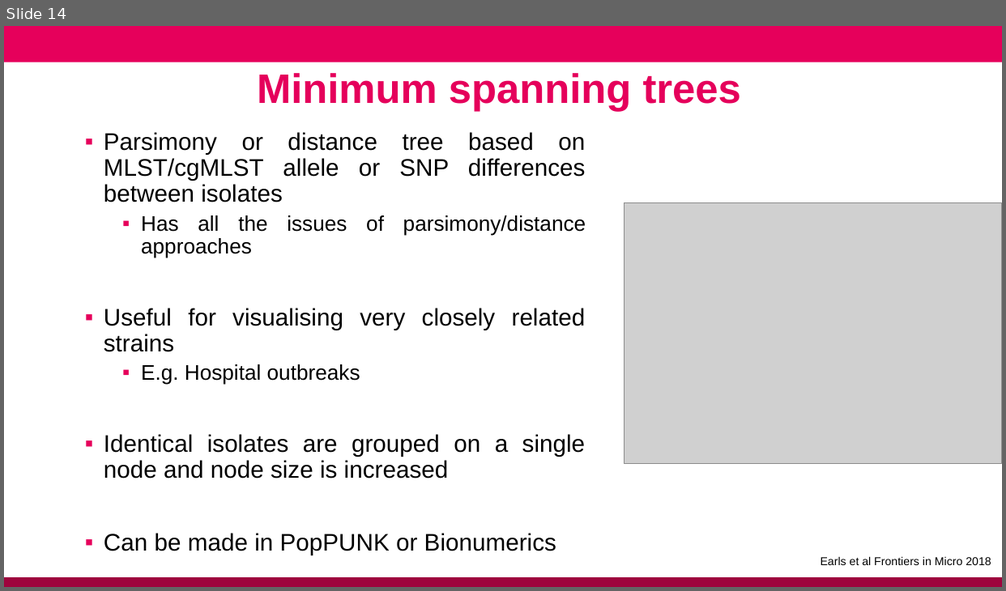
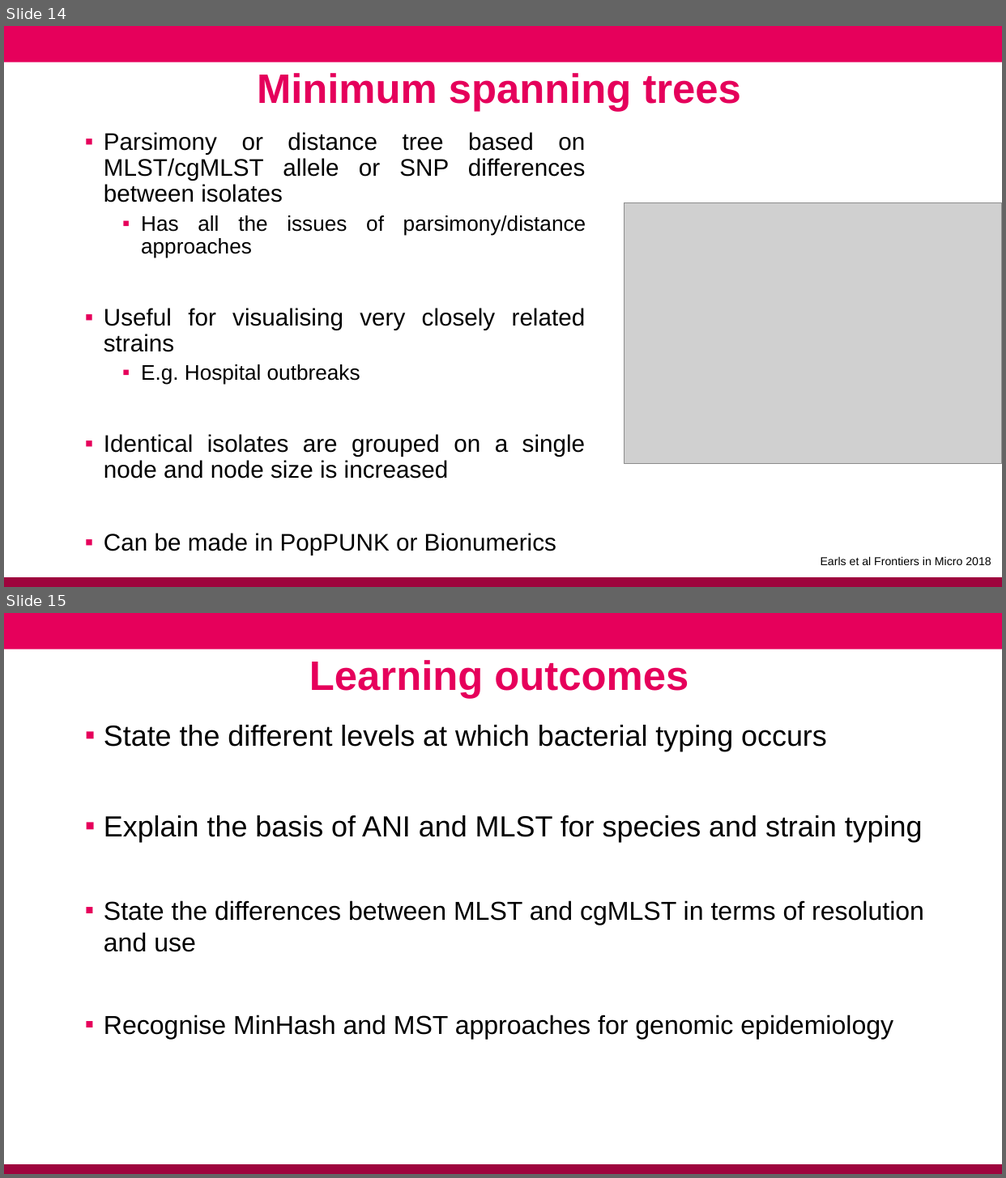
Before and after one commit to conmeehan/conmeehan.github.io, a slide deck: PathogenDataCourse/SlideSets/StrainTypingAndGenEpi.pptx. Shown one above the other, each under a label of ours: slide 14 before the commit, slides 14 and 15 after it. The pictures are 1006x591 and 1006x1178 pixels, drawn with LibreOffice and Linux fonts; fonts in the diff are those of the drawing; grey boxes stand for pictures; background and template pictures are left out. Boxes give left, top, right and bottom in pixels: in the first picture for what was removed or moved away, otherwise in the second. Text is boxed around its words. In the diff, an @@ line names an element or a change of style, - is before the commit and + after.

```diff
--- a/PathogenDataCourse/SlideSets/StrainTypingAndGenEpi.pptx
+++ b/PathogenDataCourse/SlideSets/StrainTypingAndGenEpi.pptx
@@ slide 15 added at bbox=[4, 613, 1002, 1174], background #FFFFFF; not listed: 2 template elements that a slide beside it also shows @@
@@ text added at bbox=[309, 660, 688, 699], 39.6 pt, text #E6005B, bold @@
+Learning outcomes
@@ text added at bbox=[104, 725, 924, 1040], 25 pt, text #000000 @@
+▪ State the different levels at which bacterial typing occurs
+▪ Explain the basis of ANI and MLST for species and strain typing
+▪ State the differences between MLST and cgMLST in terms of resolution and use
+▪ Recognise MinHash and MST approaches for genomic epidemiology
```
